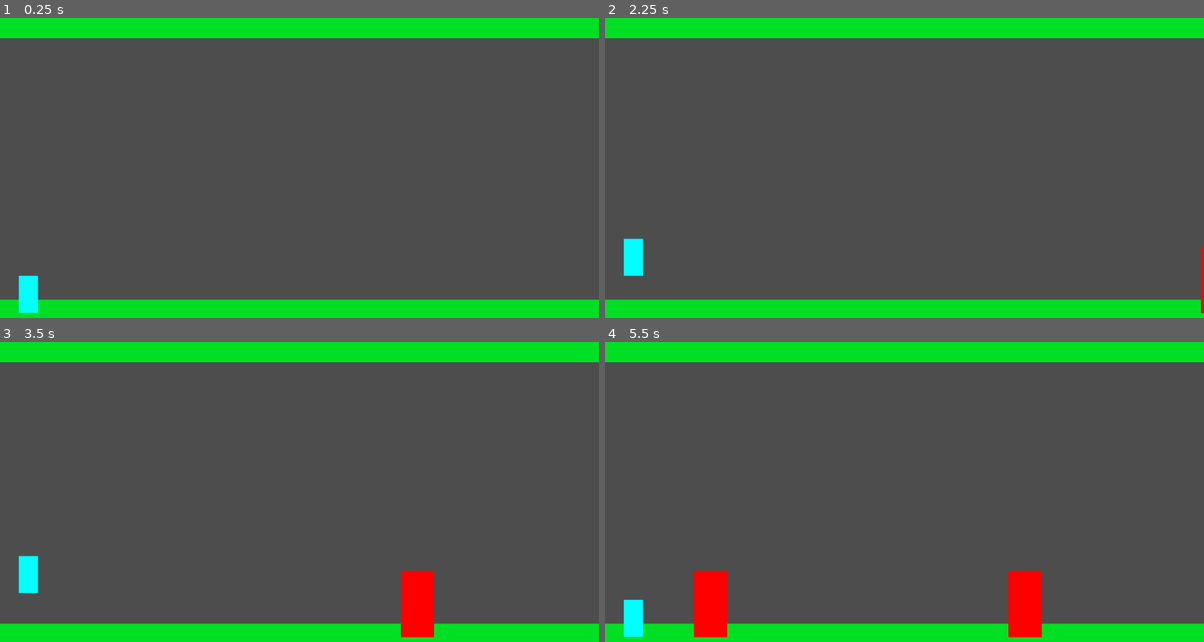
Above: before the commit, frames 1-4 (two rows, left to right).
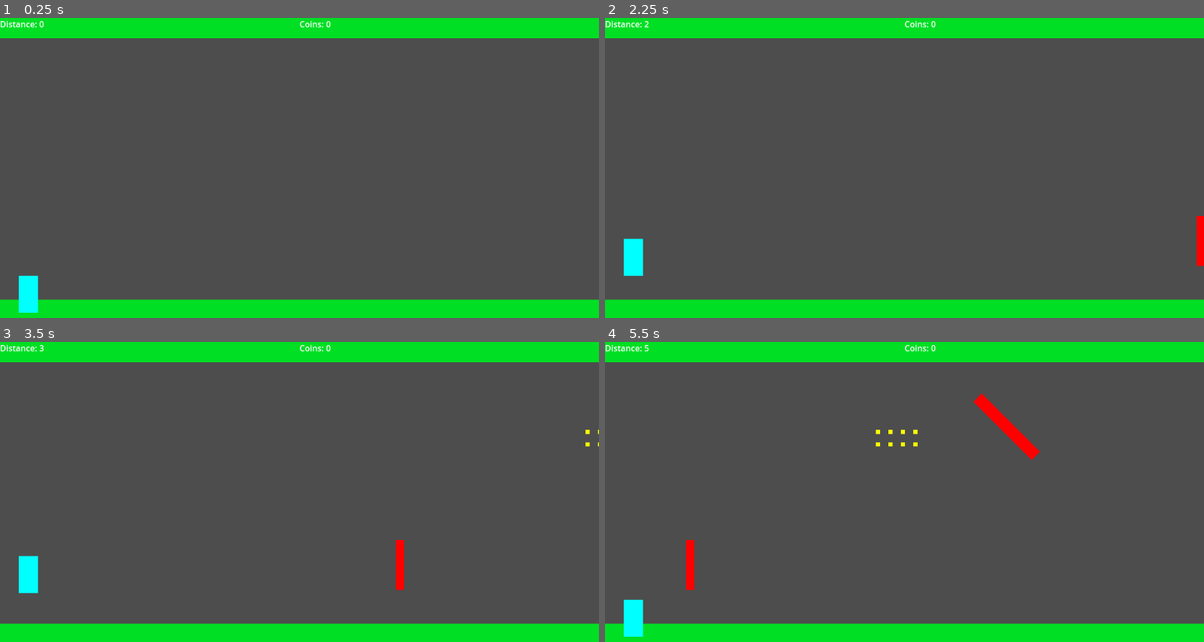
Above: after the commit, the same moments.

Repository: LuccasRMedeiros/InfiniteRunnerGodot
Game: Godot game, scene res://scenes/root.tscn
Two runs of this game, one before a commit and one after it. Both use one fixed random seed, a clock stepped at 60 frames per second and the inputs below.
Inputs:
- Up to frame 1 (0.25 s): no input
- Up to frame 2 (2.25 s): tap Enter at 0.5 s; tap Space (ui_select) at 0.77, 1.52 s
- Up to frame 3 (3.5 s): tap Space (ui_select) at 3.02 s
- Up to frame 4 (5.5 s): tap Space (ui_select) at 3.77, 4.52 s

The runs differ from the first frame. In frame 1, 0.2% of the frame differs, in the area x 0-56%, y 1-4%; in frame 2, 0.4%; in frame 3, 1.6%; in frame 4, 3.6%, in the area x 0-73%, y 1-99%.

Commit message:
Complete prototype

Diff:
--- /dev/null
+++ b/actors/Bar.tscn
@@ -0,0 +1,23 @@
+[gd_scene load_steps=3 format=3 uid="uid://cix6stoh84bi"]
+
+[ext_resource type="Script" path="res://actors/Wall.gd" id="1_w3h67"]
+
+[sub_resource type="RectangleShape2D" id="RectangleShape2D_tjisp"]
+size = Vector2(33.9411, 169.706)
+
+[node name="Bar" type="Area2D"]
+rotation = -1.5708
+collision_layer = 2
+collision_mask = 2
+script = ExtResource("1_w3h67")
+
+[node name="Polygon2D" type="Polygon2D" parent="."]
+color = Color(1, 0, 0, 1)
+polygon = PackedVector2Array(-64, 48, -48, 64, 64, -48, 48, -64)
+
+[node name="CollisionShape2D" type="CollisionShape2D" parent="."]
+position = Vector2(-1.43051e-06, 1.43051e-06)
+rotation = 0.785398
+shape = SubResource("RectangleShape2D_tjisp")
+
+[connection signal="body_entered" from="." to="." method="_on_body_entered"]
--- a/actors/BasicEnemy.gd
+++ /dev/null
@@ -1,19 +0,0 @@
-extends Area2D
-
-@export var mov_speed: float
-
-# Called when the node enters the scene tree for the first time.
-func _ready():
-	pass
-
-
-# Called every frame. 'delta' is the elapsed time since the previous frame.
-func _process(delta):
-	position.x -= mov_speed * delta
-
-	if position.x <= -100:
-		queue_free()
-
-
-func _on_area_entered(area):
-	print("Collision detected")
--- /dev/null
+++ b/actors/Coin.gd
@@ -0,0 +1,7 @@
+extends MovingArea2D
+
+
+func _on_body_entered(_body):
+	Globals.score_coin += 1
+
+	queue_free()
--- /dev/null
+++ b/actors/Coin.tscn
@@ -0,0 +1,23 @@
+[gd_scene load_steps=3 format=3 uid="uid://bq2516i2gv8ua"]
+
+[ext_resource type="Script" path="res://actors/Coin.gd" id="1_dl6dq"]
+
+[sub_resource type="RectangleShape2D" id="RectangleShape2D_vbivp"]
+size = Vector2(16, 16)
+
+[node name="Coin" type="Area2D"]
+position = Vector2(-4, -4)
+collision_layer = 2
+collision_mask = 2
+script = ExtResource("1_dl6dq")
+mov_speed = null
+
+[node name="Polygon2D" type="Polygon2D" parent="."]
+color = Color(1, 1, 0, 1)
+polygon = PackedVector2Array(0, 0, 0, 8, 8, 8, 8, 0)
+
+[node name="CollisionShape2D" type="CollisionShape2D" parent="."]
+position = Vector2(4, 4)
+shape = SubResource("RectangleShape2D_vbivp")
+
+[connection signal="body_entered" from="." to="." method="_on_body_entered"]
--- /dev/null
+++ b/actors/CoinGroup.tscn
@@ -0,0 +1,37 @@
+[gd_scene load_steps=2 format=3 uid="uid://bj1255l3hyjxk"]
+
+[ext_resource type="PackedScene" uid="uid://bq2516i2gv8ua" path="res://actors/Coin.tscn" id="1_e8yeq"]
+
+[node name="CoinGroup" type="Node2D"]
+
+[node name="Coin10" parent="." instance=ExtResource("1_e8yeq")]
+position = Vector2(-40, -16)
+mov_speed = 300.0
+
+[node name="Coin12" parent="." instance=ExtResource("1_e8yeq")]
+position = Vector2(-40, 8)
+mov_speed = 300.0
+
+[node name="Coin13" parent="." instance=ExtResource("1_e8yeq")]
+position = Vector2(-16, -16)
+mov_speed = 300.0
+
+[node name="Coin14" parent="." instance=ExtResource("1_e8yeq")]
+position = Vector2(8, -16)
+mov_speed = 300.0
+
+[node name="Coin15" parent="." instance=ExtResource("1_e8yeq")]
+position = Vector2(-16, 8)
+mov_speed = 300.0
+
+[node name="Coin16" parent="." instance=ExtResource("1_e8yeq")]
+position = Vector2(8, 8)
+mov_speed = 300.0
+
+[node name="Coin53" parent="." instance=ExtResource("1_e8yeq")]
+position = Vector2(32, -16)
+mov_speed = 300.0
+
+[node name="Coin55" parent="." instance=ExtResource("1_e8yeq")]
+position = Vector2(32, 8)
+mov_speed = 300.0
--- /dev/null
+++ b/actors/InvertedBar.tscn
@@ -0,0 +1,23 @@
+[gd_scene load_steps=3 format=3 uid="uid://ckbs76t7kebm1"]
+
+[ext_resource type="Script" path="res://actors/Wall.gd" id="1_i3jnw"]
+
+[sub_resource type="RectangleShape2D" id="RectangleShape2D_tjisp"]
+size = Vector2(33.9411, 169.706)
+
+[node name="InvertedBar" type="Area2D"]
+collision_layer = 2
+collision_mask = 2
+script = ExtResource("1_i3jnw")
+
+[node name="Polygon2D" type="Polygon2D" parent="."]
+color = Color(1, 0, 0, 1)
+polygon = PackedVector2Array(-64, 48, -48, 64, 64, -48, 48, -64)
+
+[node name="CollisionShape2D" type="CollisionShape2D" parent="."]
+position = Vector2(-1.43051e-06, 1.43051e-06)
+rotation = 0.785398
+scale = Vector2(1, 1)
+shape = SubResource("RectangleShape2D_tjisp")
+
+[connection signal="body_entered" from="." to="." method="_on_body_entered"]
--- /dev/null
+++ b/actors/MovingArea.gd
@@ -0,0 +1,13 @@
+class_name MovingArea2D
+
+extends Area2D
+
+
+# Called every frame. 'delta' is the elapsed time since the previous frame.
+func _process(delta):
+	var screen_coord = get_global_transform_with_canvas().get_origin()
+
+	position.x -= Globals.global_speed * delta
+
+	if screen_coord.x < -100.0:
+		queue_free()
--- a/actors/BasicEnemy.tscn
+++ b/actors/MovingArea.tscn
@@ -1,12 +1,14 @@
 [gd_scene load_steps=3 format=3 uid="uid://pc1pkakhtjhr"]
 
-[ext_resource type="Script" path="res://actors/BasicEnemy.gd" id="1_7ssgm"]
+[ext_resource type="Script" path="res://actors/MovingArea.gd" id="1_bsew4"]
 
 [sub_resource type="RectangleShape2D" id="RectangleShape2D_o61cf"]
 size = Vector2(72, 136)
 
 [node name="BasicEnemy" type="Area2D"]
-script = ExtResource("1_7ssgm")
+collision_layer = 2
+collision_mask = 2
+script = ExtResource("1_bsew4")
 
 [node name="Polygon2D" type="Polygon2D" parent="."]
 color = Color(1, 0, 0, 1)
--- a/actors/Player.gd
+++ b/actors/Player.gd
@@ -1,3 +1,5 @@
+class_name Player
+
 extends CharacterBody2D
 
 const JUMP_VELOCITY = -400.0
@@ -15,3 +17,6 @@
 		velocity.y = JUMP_VELOCITY
 
 	move_and_slide()
+
+func _on_tree_exited():
+	Globals.global_speed = 0.0
--- a/actors/Player.tscn
+++ b/actors/Player.tscn
@@ -2,7 +2,9 @@
 
 [ext_resource type="Script" path="res://actors/Player.gd" id="1_16m0v"]
 
-[node name="CharacterBody2D" type="CharacterBody2D"]
+[node name="CharacterBody2D" type="CharacterBody2D" groups=["Player"]]
+collision_layer = 2
+collision_mask = 3
 script = ExtResource("1_16m0v")
 
 [node name="Polygon2D" type="Polygon2D" parent="."]
--- /dev/null
+++ b/actors/Wall.gd
@@ -0,0 +1,6 @@
+class_name Obstacle
+
+extends MovingArea2D
+
+func _on_body_entered(body):
+	body.queue_free()
--- /dev/null
+++ b/actors/Wall.tscn
@@ -0,0 +1,23 @@
+[gd_scene load_steps=3 format=3 uid="uid://33mdc214mum6"]
+
+[ext_resource type="Script" path="res://actors/Wall.gd" id="1_bw117"]
+
+[sub_resource type="RectangleShape2D" id="RectangleShape2D_wcfdx"]
+size = Vector2(32, 112)
+
+[node name="Wall" type="Area2D"]
+collision_layer = 2
+collision_mask = 2
+script = ExtResource("1_bw117")
+mov_speed = 300.0
+
+[node name="Polygon2D" type="Polygon2D" parent="."]
+position = Vector2(2.38419e-07, -4.76837e-07)
+scale = Vector2(0.5, 0.75)
+color = Color(1, 0, 0, 1)
+polygon = PackedVector2Array(-16, 64, 16, 64, 16, -64, -16, -64)
+
+[node name="CollisionShape2D" type="CollisionShape2D" parent="."]
+shape = SubResource("RectangleShape2D_wcfdx")
+
+[connection signal="body_entered" from="." to="." method="_on_body_entered"]
--- a/project.godot
+++ b/project.godot
@@ -14,6 +14,10 @@
 run/main_scene="res://scenes/root.tscn"
 config/features=PackedStringArray("4.1", "GL Compatibility")
 config/icon="res://icon.svg"
+
+[autoload]
+
+Globals="*res://scripts/Globals.gd"
 
 [input]
 
--- /dev/null
+++ b/scenes/Coins.gd
@@ -0,0 +1,6 @@
+extends Label
+
+
+# Called every frame. 'delta' is the elapsed time since the previous frame.
+func _process(delta):
+	text = str("Coins: ", Globals.score_coin)
--- /dev/null
+++ b/scenes/Distance.gd
@@ -0,0 +1,6 @@
+extends Label
+
+
+# Called every frame. 'delta' is the elapsed time since the previous frame.
+func _process(delta):
+	text = str("Distance: ", int(Globals.score_distance))
--- /dev/null
+++ b/scenes/MainGame.gd
@@ -0,0 +1,18 @@
+extends Node2D
+
+const BASE_SPEED = 300.0
+
+# Called when the node enters the scene tree for the first time.
+func _ready():
+
+	Globals.global_speed = BASE_SPEED
+
+# Called every frame. 'delta' is the elapsed time since the previous frame.
+func _process(delta):
+	Globals.score_distance += (Globals.global_speed / BASE_SPEED) * delta
+	Globals.global_speed += delta / 2.0
+
+	print(
+		"score distance: ", Globals.score_distance,
+		"\nscore coin ", Globals.score_coin,
+	)
--- /dev/null
+++ b/scenes/coin_spawner.gd
@@ -0,0 +1,20 @@
+extends Node
+
+const SPAWN_CHANCE = 0.3
+var SPAWN_TRIGGER: float = 0.0
+
+var rng = RandomNumberGenerator.new()
+
+# Called every frame. 'delta' is the elapsed time since the previous frame.
+func _process(delta):
+	SPAWN_TRIGGER += SPAWN_CHANCE * delta
+
+	if SPAWN_TRIGGER >= 1.0:
+		var y = rng.randi_range(96, 496)
+		var group = preload("res://actors/CoinGroup.tscn").instantiate()
+
+		group.position.y = y
+
+		add_child(group)
+
+		SPAWN_TRIGGER = 0.0
--- /dev/null
+++ b/scenes/destroyer.gd
@@ -0,0 +1,7 @@
+extends Area2D
+
+
+func _on_body_entered(body):
+	print("Destroying: ", body.name)
+
+	body.queue_free()
--- a/scenes/enemy_spawner.gd
+++ b/scenes/enemy_spawner.gd
@@ -1,23 +1,31 @@
-extends Node2D
+extends Node
 
-const ENEMY_SPAWN_CHANCE = 1.0 / 2.0
-var ENEMY_SPAWN_TRIGGER: float
+const SPAWN_CHANCE = 0.5
+var SPAWN_TRIGGER = 0.0
 
-func _ready():
-	# Grants that ENEMY_SPAWN_TRIGGER is always initialized to 0
-	ENEMY_SPAWN_TRIGGER = 0.0
+var rng = RandomNumberGenerator.new()
+
+func get_object_from_index(idx: int) -> Node:
+	match idx:
+		0:
+			return preload("res://actors/Wall.tscn").instantiate()
+		1:
+			return preload("res://actors/Bar.tscn").instantiate()
+
+	return preload("res://actors/InvertedBar.tscn").instantiate()
 
 # Called every frame. 'delta' is the elapsed time since the previous frame.
 func _process(delta):
+	SPAWN_TRIGGER += SPAWN_CHANCE * delta
 
-	ENEMY_SPAWN_TRIGGER += ENEMY_SPAWN_CHANCE * delta
+	if SPAWN_TRIGGER >= 1.0:
+		var obstacle: Node
+		var rand_obj_idx = rng.randi_range(0, 2)
+		var rand_y = rng.randi_range(520, 80)
 
-	if ENEMY_SPAWN_TRIGGER >= 1.0:
-		ENEMY_SPAWN_TRIGGER = 0.0
+		obstacle = get_object_from_index(rand_obj_idx)
+		obstacle.position.y = rand_y
 
-		var enemy = preload("res://actors/BasicEnemy.tscn").instantiate()
-		enemy.position.x = 1216
-		enemy.position.y = 440
-		enemy.mov_speed = 300.0
+		add_child(obstacle)
 
-		add_child(enemy)
+		SPAWN_TRIGGER = 0.0
--- a/scenes/root.tscn
+++ b/scenes/root.tscn
@@ -1,13 +1,17 @@
-[gd_scene load_steps=4 format=3 uid="uid://dtg70jk4qkify"]
+[gd_scene load_steps=8 format=3 uid="uid://dtg70jk4qkify"]
 
 [ext_resource type="Script" path="res://scenes/enemy_spawner.gd" id="1_8ivwv"]
+[ext_resource type="Script" path="res://scenes/coin_spawner.gd" id="1_du26c"]
+[ext_resource type="Script" path="res://scenes/MainGame.gd" id="1_lhqep"]
 [ext_resource type="PackedScene" uid="uid://vk16t3j3pf1" path="res://actors/Player.tscn" id="2_hs00m"]
+[ext_resource type="Script" path="res://scenes/Distance.gd" id="5_an6e3"]
+[ext_resource type="Script" path="res://scenes/Coins.gd" id="6_1bgvs"]
 
 [sub_resource type="RectangleShape2D" id="RectangleShape2D_w317v"]
 size = Vector2(85.1424, 20)
 
 [node name="Root" type="Node2D"]
-script = ExtResource("1_8ivwv")
+script = ExtResource("1_lhqep")
 
 [node name="Floor" type="StaticBody2D" parent="."]
 
@@ -38,3 +42,26 @@
 
 [node name="CharacterBody2D" parent="." instance=ExtResource("2_hs00m")]
 position = Vector2(56, 528)
+
+[node name="ObstacleSpawner" type="Node2D" parent="."]
+position = Vector2(1216, 0)
+script = ExtResource("1_8ivwv")
+
+[node name="CoinSpawner" type="Node2D" parent="."]
+position = Vector2(1216, 0)
+script = ExtResource("1_du26c")
+
+[node name="Distance" type="Label" parent="."]
+offset_right = 40.0
+offset_bottom = 23.0
+text = "Distance: "
+script = ExtResource("5_an6e3")
+
+[node name="Coins" type="Label" parent="."]
+offset_left = 576.0
+offset_right = 616.0
+offset_bottom = 23.0
+text = "Coins: "
+script = ExtResource("6_1bgvs")
+
+[connection signal="tree_exited" from="CharacterBody2D" to="CharacterBody2D" method="_on_tree_exited"]
--- /dev/null
+++ b/scripts/Globals.gd
@@ -0,0 +1,5 @@
+extends Node
+
+var score_distance: float
+var score_coin: int
+var global_speed: float
